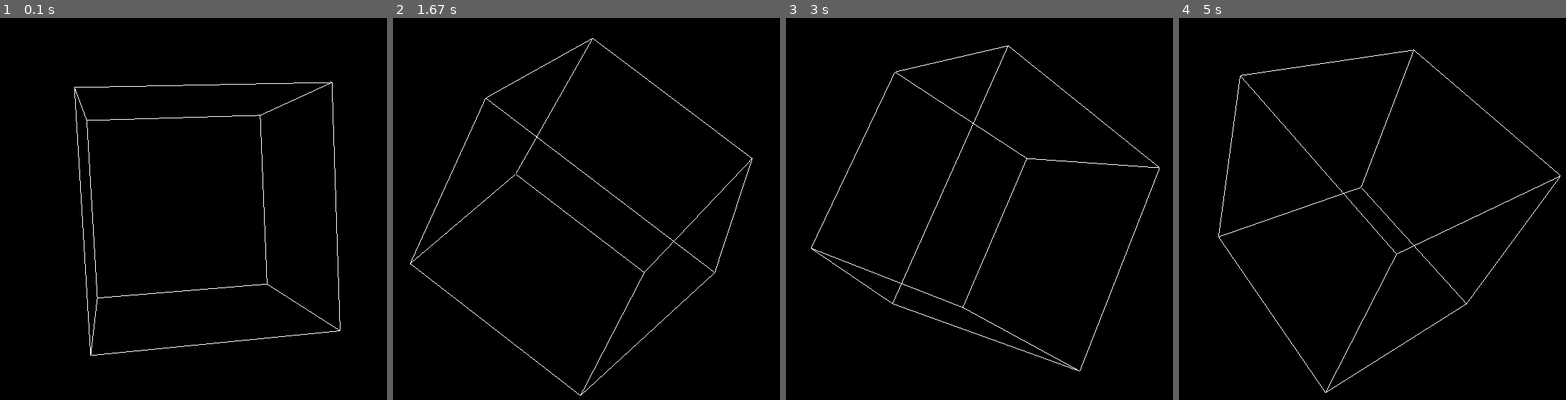
Above: before the commit, frames 1-4 (left to right).
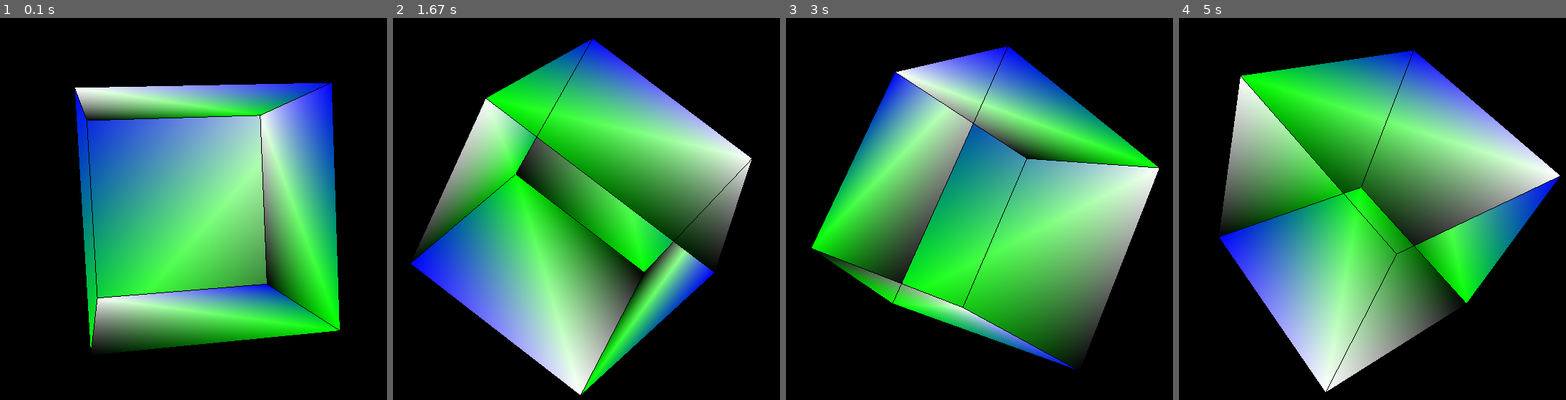
Above: after the commit, the same moments.

Repository: ahmedfadhil/PyGame-with-OPENGL
Game: pygame game, started from openglPython.py
Same seed, same stepped clock (60 frames per second), same inputs: the game is played once before the commit and once after it.
Inputs:
- Up to frame 1 (0.1 s): no input
- Up to frame 2 (1.67 s): no input
- Up to frame 3 (3 s): no input
- Up to frame 4 (5 s): no input

The runs differ from the first frame. In frame 1, 45% of the frame differs, in the area x 19-88%, y 16-89%; in frame 2, 49%; in frame 3, 48%; in frame 4, 50%, in the area x 10-99%, y 8-99%.

Commit message:
added color to cube

Diff:
--- a/openglPython.py
+++ b/openglPython.py
@@ -29,8 +29,40 @@
     (5, 7)
 )
 
+surfaces = (
+    (0, 1, 2, 3),
+    (3, 2, 7, 6),
+    (6, 7, 5, 4),
+    (4, 5, 1, 0),
+    (1, 5, 7, 2),
+    (4, 0, 3, 6)
+)
+
+colors = (
+    (1, 0, 0),
+    (0, 1, 0),
+    (0, 0, 1),
+    (1, 1, 1),
+    (0, 0, 0),
+    (1, 0, 0),
+    (1, 1, 0),
+    (0, 1, 1),
+    (0, 0, 0),
+    (1, 0, 1),
+    (1, 0, 0),
+    (1, 0, 0),
+)
+
 
 def Cube():
+    glBegin(GL_QUADS)
+    for surface in surfaces:
+        x = 0
+        for vertex in surface:
+            x += 1
+            glColor3fv(colors[x])
+            glVertex3fv(vertices[vertex])
+    glEnd()
     glBegin(GL_LINES)
     for edge in edges:
         for vertex in edge:
@@ -56,4 +88,5 @@
         pygame.display.flip()
         pygame.time.wait(10)
 
+
 main()
